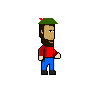
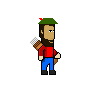
Two versions of the same layered image (100x100). Layer-by-layer changes:
added layer "Layer 5" over (x1=30, y1=37, x2=58, y2=65)
